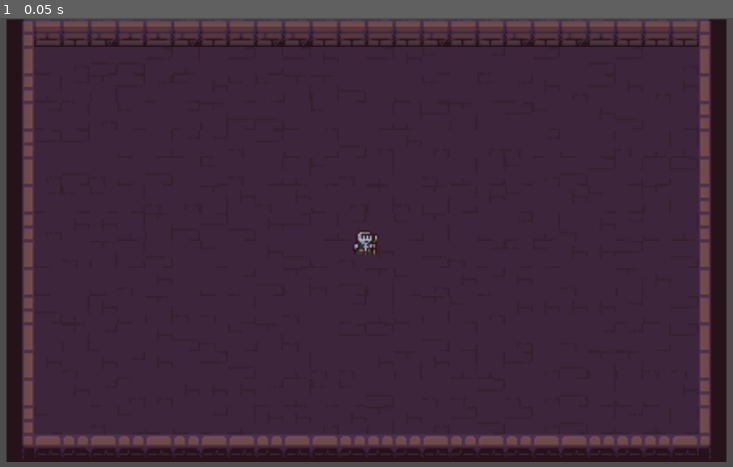
Above: before the commit, frame 1.
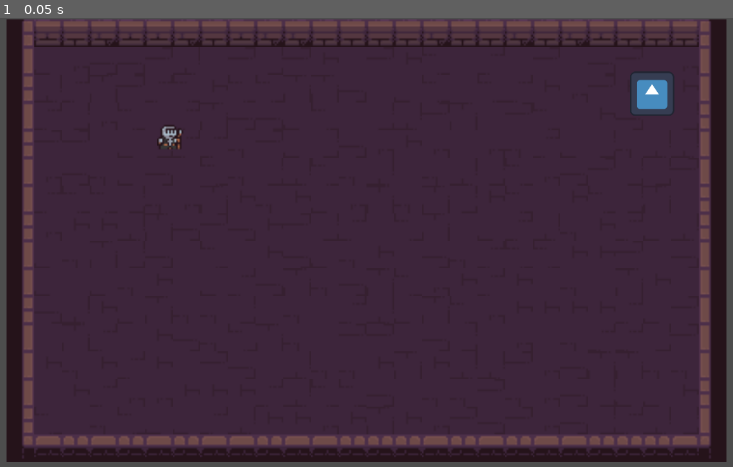
Above: after the commit, the same moment.

Repository: JamesMcC23/Godot_work
Game: Godot game, scene res://scenes/overworld.tscn
The game is run twice, just before and just after one commit, with the same random seed, the same clock (stepped at 60 frames per second) and the same inputs. The engine's default icon, where the game draws it, is replaced by a stand-in: a white triangle on a blue panel in a dark square.
Inputs:
- Up to frame 1 (0.05 s): no input

The runs differ from the first frame. In frame 1, 0.5% of the frame differs, in the area x 21-92%, y 12-53%.

Commit message:
working?

Diff:
--- a/godot-test-work/project.godot
+++ b/godot-test-work/project.godot
@@ -12,8 +12,45 @@
 
 config/name="Godot_test_work"
 run/main_scene="uid://cxjnop3seikrc"
-config/features=PackedStringArray("4.6", "Forward Plus")
+config/features=PackedStringArray("4.7", "Forward Plus")
 config/icon="res://icon.svg"
+
+[input]
+
+left={
+"deadzone": 0.0,
+"events": [Object(InputEventKey,"resource_local_to_scene":false,"resource_name":"","device":16,"window_id":0,"alt_pressed":false,"shift_pressed":false,"ctrl_pressed":false,"meta_pressed":false,"pressed":false,"keycode":0,"physical_keycode":65,"key_label":0,"unicode":0,"location":0,"echo":false,"script":null)
+, Object(InputEventKey,"resource_local_to_scene":false,"resource_name":"","device":16,"window_id":0,"alt_pressed":false,"shift_pressed":false,"ctrl_pressed":false,"meta_pressed":false,"pressed":false,"keycode":0,"physical_keycode":4194319,"key_label":0,"unicode":0,"location":0,"echo":false,"script":null)
+]
+}
+right={
+"deadzone": 0.2,
+"events": [Object(InputEventKey,"resource_local_to_scene":false,"resource_name":"","device":16,"window_id":0,"alt_pressed":false,"shift_pressed":false,"ctrl_pressed":false,"meta_pressed":false,"pressed":false,"keycode":0,"physical_keycode":68,"key_label":0,"unicode":0,"location":0,"echo":false,"script":null)
+, Object(InputEventKey,"resource_local_to_scene":false,"resource_name":"","device":-1,"window_id":0,"alt_pressed":false,"shift_pressed":false,"ctrl_pressed":false,"meta_pressed":false,"pressed":false,"keycode":0,"physical_keycode":4194321,"key_label":0,"unicode":0,"location":0,"echo":false,"script":null)
+]
+}
+up={
+"deadzone": 0.2,
+"events": [Object(InputEventKey,"resource_local_to_scene":false,"resource_name":"","device":-1,"window_id":0,"alt_pressed":false,"shift_pressed":false,"ctrl_pressed":false,"meta_pressed":false,"pressed":false,"keycode":0,"physical_keycode":87,"key_label":0,"unicode":119,"location":0,"echo":false,"script":null)
+, Object(InputEventKey,"resource_local_to_scene":false,"resource_name":"","device":-1,"window_id":0,"alt_pressed":false,"shift_pressed":false,"ctrl_pressed":false,"meta_pressed":false,"pressed":false,"keycode":0,"physical_keycode":4194320,"key_label":0,"unicode":0,"location":0,"echo":false,"script":null)
+]
+}
+down={
+"deadzone": 0.2,
+"events": [Object(InputEventKey,"resource_local_to_scene":false,"resource_name":"","device":-1,"window_id":0,"alt_pressed":false,"shift_pressed":false,"ctrl_pressed":false,"meta_pressed":false,"pressed":false,"keycode":0,"physical_keycode":83,"key_label":0,"unicode":115,"location":0,"echo":false,"script":null)
+, Object(InputEventKey,"resource_local_to_scene":false,"resource_name":"","device":-1,"window_id":0,"alt_pressed":false,"shift_pressed":false,"ctrl_pressed":false,"meta_pressed":false,"pressed":false,"keycode":0,"physical_keycode":4194322,"key_label":0,"unicode":0,"location":0,"echo":false,"script":null)
+]
+}
+action={
+"deadzone": 0.2,
+"events": [Object(InputEventKey,"resource_local_to_scene":false,"resource_name":"","device":-1,"window_id":0,"alt_pressed":false,"shift_pressed":false,"ctrl_pressed":false,"meta_pressed":false,"pressed":false,"keycode":0,"physical_keycode":32,"key_label":0,"unicode":32,"location":0,"echo":false,"script":null)
+]
+}
+action_2={
+"deadzone": 0.2,
+"events": [Object(InputEventKey,"resource_local_to_scene":false,"resource_name":"","device":-1,"window_id":0,"alt_pressed":false,"shift_pressed":false,"ctrl_pressed":false,"meta_pressed":false,"pressed":false,"keycode":0,"physical_keycode":4194325,"key_label":0,"unicode":0,"location":0,"echo":false,"script":null)
+]
+}
 
 [physics]
 
--- a/godot-test-work/scenes/enemy.tscn
+++ /dev/null
@@ -1,3 +0,0 @@
-[gd_scene format=3 uid="uid://crtnorgmgasa4"]
-
-[node name="enemy" type="Sprite2D" unique_id=1384018537]
--- a/godot-test-work/scenes/overworld.tscn
+++ b/godot-test-work/scenes/overworld.tscn
@@ -1,8 +1,13 @@
 [gd_scene format=3 uid="uid://cxjnop3seikrc"]
 
+[ext_resource type="Script" uid="uid://cyritai5777i" path="res://scripts/event_manager.gd" id="1_356oe"]
 [ext_resource type="Script" uid="uid://chw8i0osntkkb" path="res://scripts/dinosaur_temp.gd" id="1_m1b5j"]
 [ext_resource type="TileSet" uid="uid://0ljdpgl7w6i8" path="res://assets/tilesets/dungeon_floor.tres" id="2_16ktt"]
+[ext_resource type="Texture2D" uid="uid://dvegv51dcw632" path="res://icon.svg" id="2_eab5i"]
 [ext_resource type="Texture2D" uid="uid://c5cpju3o411x2" path="res://assets/2D Pixel Dungeon Asset Pack/Character_animation/priests_idle/priest1/v1/priest1_v1_1.png" id="3_u2ss0"]
+[ext_resource type="Script" uid="uid://dvv66l7ai3ijs" path="res://scripts/player_controller.gd" id="4_356oe"]
+
+[sub_resource type="RectangleShape2D" id="RectangleShape2D_4sshd"]
 
 [node name="Node2D" type="Node2D" unique_id=513586292]
 
@@ -10,6 +15,13 @@
 zoom = Vector2(2.495, 2.495)
 
 [node name="enemy_spawner" type="Node2D" parent="." unique_id=521627619]
+script = ExtResource("1_356oe")
+
+[node name="enemy" type="Sprite2D" parent="enemy_spawner" unique_id=1384018537]
+z_index = 1
+position = Vector2(164.99998, -85.99999)
+scale = Vector2(0.2, 0.2)
+texture = ExtResource("2_eab5i")
 script = ExtResource("1_m1b5j")
 
 [node name="TileMap" type="TileMap" parent="." unique_id=108797625]
@@ -18,5 +30,18 @@
 format = 2
 layer_0/tile_data = PackedInt32Array(-65536, 589824, 2, -65535, 589824, 2, -65534, 131072, 2, -65533, 524288, 2, -65532 …(7893 unchanged characters)…
 
-[node name="Sprite2D" type="Sprite2D" parent="." unique_id=196376989]
+[node name="CharacterBody2D" type="CharacterBody2D" parent="." unique_id=1608696289]
+z_index = 1
+position = Vector2(-113, -61)
+motion_mode = 1
+script = ExtResource("4_356oe")
+
+[node name="CollisionShape2D" type="CollisionShape2D" parent="CharacterBody2D" unique_id=1112557324]
+shape = SubResource("RectangleShape2D_4sshd")
+disabled = true
+
+[node name="Sprite2D" type="Sprite2D" parent="CharacterBody2D" unique_id=196376989]
 texture = ExtResource("3_u2ss0")
+
+[connection signal="kill_enemy" from="CharacterBody2D" to="enemy_spawner/enemy" method="_on_kill_enemy"]
+[connection signal="spawn_enemy" from="CharacterBody2D" to="enemy_spawner" method="spawn_enemy"]
--- a/godot-test-work/scripts/dinosaur_temp.gd
+++ b/godot-test-work/scripts/dinosaur_temp.gd
@@ -18,4 +18,7 @@
 
 # Called every frame. 'delta' is the elapsed time since the previous frame.
 func _process(delta: float) -> void:
-	pass
+	return
+
+func _on_kill_enemy() -> void:
+	print("enemy is dead")
--- a/godot-test-work/scripts/event_manager.gd
+++ b/godot-test-work/scripts/event_manager.gd
@@ -1,11 +1,11 @@
 extends Node
 
-
-# Called when the node enters the scene tree for the first time.
-func _ready() -> void:
-	pass # Replace with function body.
 
 
 # Called every frame. 'delta' is the elapsed time since the previous frame.
 func _process(delta: float) -> void:
-	pass
+	return
+
+
+func spawn_enemy() -> void:
+	return
--- a/godot-test-work/scripts/player_controller.gd
+++ b/godot-test-work/scripts/player_controller.gd
@@ -1,5 +1,6 @@
-extends Node
-
+extends CharacterBody2D
+signal spawn_enemy
+signal kill_enemy
 var attack
 var health
 
@@ -8,7 +9,15 @@
 func _ready() -> void:
 	pass # Replace with function body.
 
+func get_input():
+	var input_direction = Input.get_vector("left","right","up","down")
+	velocity += input_direction * 400
+	print(input_direction)
 
 # Called every frame. 'delta' is the elapsed time since the previous frame.
-func _process(delta: float) -> void:
-	pass
+func _physics_process(delta: float) -> void:
+	get_input()
+	if Input.is_action_just_pressed("action"):
+		spawn_enemy.emit()
+	if Input.is_action_just_pressed("action_2"):
+		kill_enemy.emit()
